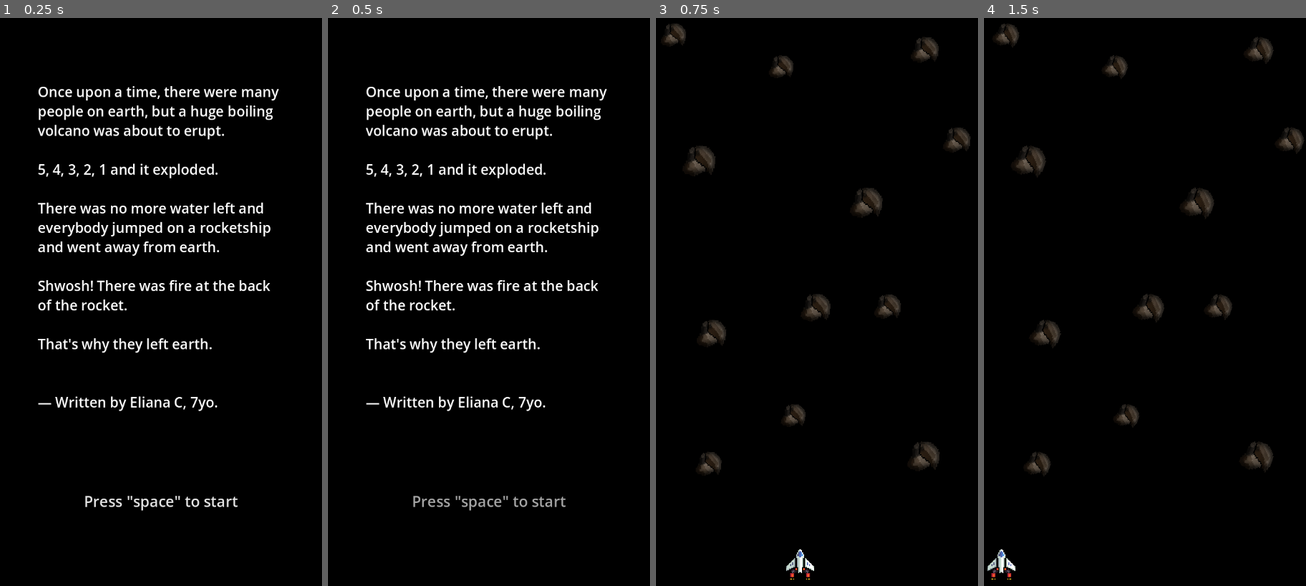
Above: before the commit, frames 1-4 (left to right).
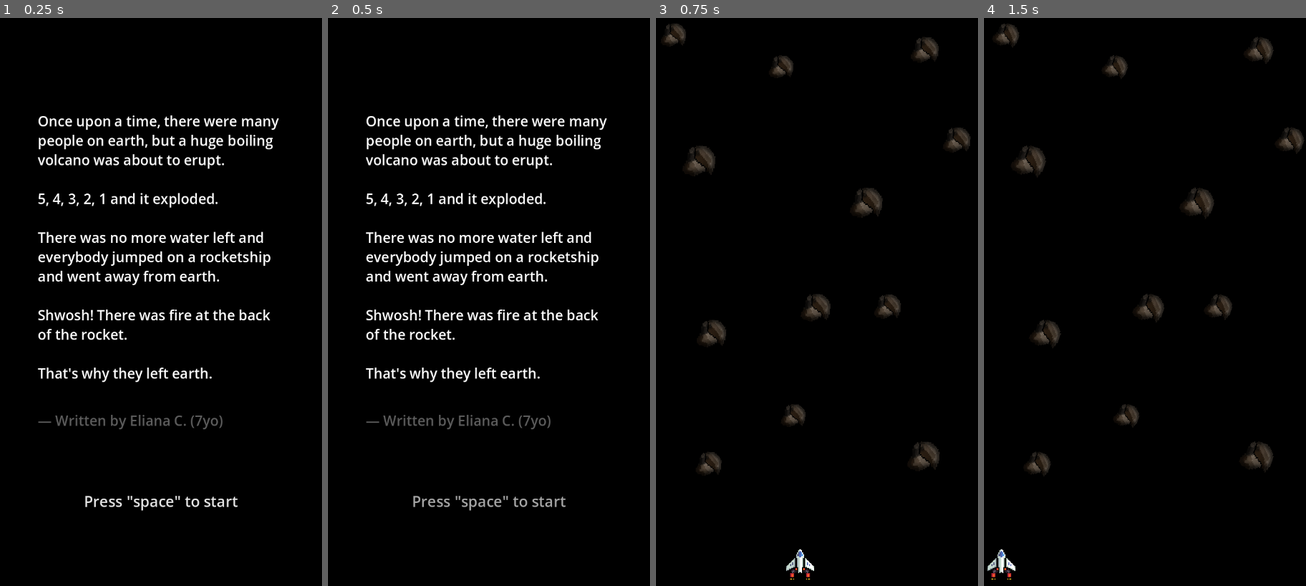
Above: after the commit, the same moments.

Repository: matheusbaumgart/oneshot-space
Game: Godot game, scene res://scenes/intro.tscn
The game is run twice, just before and just after one commit, with the same random seed, the same clock (stepped at 60 frames per second) and the same inputs. Sound files missing from this copy of the repository are replaced by a short silence.
Inputs (mouse positions are in pixels of both pictures, inside the frame that each line leads up to):
- Up to frame 1 (0.25 s): no input
- Up to frame 2 (0.5 s): no input
- Up to frame 3 (0.75 s): tap Space (move_up) at 0.5 s; move the mouse to (887, 273) at 0.52 s; hold Space (move_up) from 0.53 s (still down); click (887, 273) at 0.67 s
- Up to frame 4 (1.5 s): move the mouse to (1080, 330) at 1.27 s; release Space (move_up) at 1.28 s

The runs differ from the first frame. In frame 1, 11% of the frame differs, in the area x 11-87%, y 11-73%; in frame 2, 11%; in frame 3, nothing differs; in frame 4, nothing differs.

Commit message:
windows build

Diff:
--- a/scenes/intro.tscn
+++ b/scenes/intro.tscn
@@ -44,10 +44,22 @@
 
 Shwosh! There was fire at the back of the rocket.
 
-That's why they left earth.
+That's why they left earth."
+vertical_alignment = 1
 
-
-— Written by Eliana C, 7yo."
+[node name="RichTextLabel2" type="RichTextLabel" parent="CanvasLayer"]
+anchors_preset = 15
+anchor_right = 1.0
+anchor_bottom = 1.0
+offset_left = 76.0
+offset_top = 770.0
+offset_right = -72.0
+offset_bottom = -302.0
+grow_horizontal = 2
+grow_vertical = 2
+theme_override_colors/default_color = Color(0.364084, 0.364084, 0.364084, 1)
+theme_override_font_sizes/normal_font_size = 28
+text = "— Written by Eliana C. (7yo)"
 vertical_alignment = 1
 
 [node name="Label" type="Label" parent="CanvasLayer"]
--- a/scenes/main.tscn
+++ b/scenes/main.tscn
@@ -1,7 +1,6 @@
-[gd_scene load_steps=7 format=3 uid="uid://b47siulyet5ib"]
+[gd_scene load_steps=6 format=3 uid="uid://b47siulyet5ib"]
 
 [ext_resource type="PackedScene" uid="uid://cfuepag7tvkhh" path="res://scenes/spaceship.tscn" id="1_0xm2m"]
-[ext_resource type="Texture2D" uid="uid://bfysrtvlu2w7u" path="res://images/_23db0d3d-3ebb-4e95-ad60-6960684355f2.jpeg" id="1_jyhfs"]
 [ext_resource type="Script" uid="uid://t5lx6guope3m" path="res://scripts/main.gd" id="1_tbgi4"]
 [ext_resource type="PackedScene" uid="uid://dyvs05368sgsd" path="res://scenes/asteroid.tscn" id="2_0xm2m"]
 [ext_resource type="Script" uid="uid://dbffqe3kqq7j7" path="res://scripts/finish_line.gd" id="3_h2yge"]
@@ -20,15 +19,6 @@
 size_flags_horizontal = 6
 size_flags_vertical = 3
 color = Color(0, 0, 0, 1)
-
-[node name="Background" type="TextureRect" parent="."]
-visible = false
-offset_left = -317.0
-offset_top = -52.0
-offset_right = 707.0
-offset_bottom = 972.0
-scale = Vector2(1.36096, 1.36096)
-texture = ExtResource("1_jyhfs")
 
 [node name="Spaceship" parent="." instance=ExtResource("1_0xm2m")]
 position = Vector2(324, 1092)
Not shown, changed: export_presets.cfg
Binary file removed: images/_23db0d3d-3ebb-4e95-ad60-6960684355f2.jpeg
Not shown, removed: images/_23db0d3d-3ebb-4e95-ad60-6960684355f2.jpeg.import
Binary file removed: images/asteroid.png
Not shown, removed: images/asteroid.png.import
Binary file removed: images/bg-space.png
Not shown, removed: images/bg-space.png.import
Binary file removed: images/spaceship.png
Not shown, removed: images/spaceship.png.import
Not shown, removed: sound/YLehki - First Contact.wav.import
Not shown, removed: sound/YLehki - Through Space.wav.import
Not shown, removed: sound/explosion-312361.mp3.import
(and 7 more such lines)
